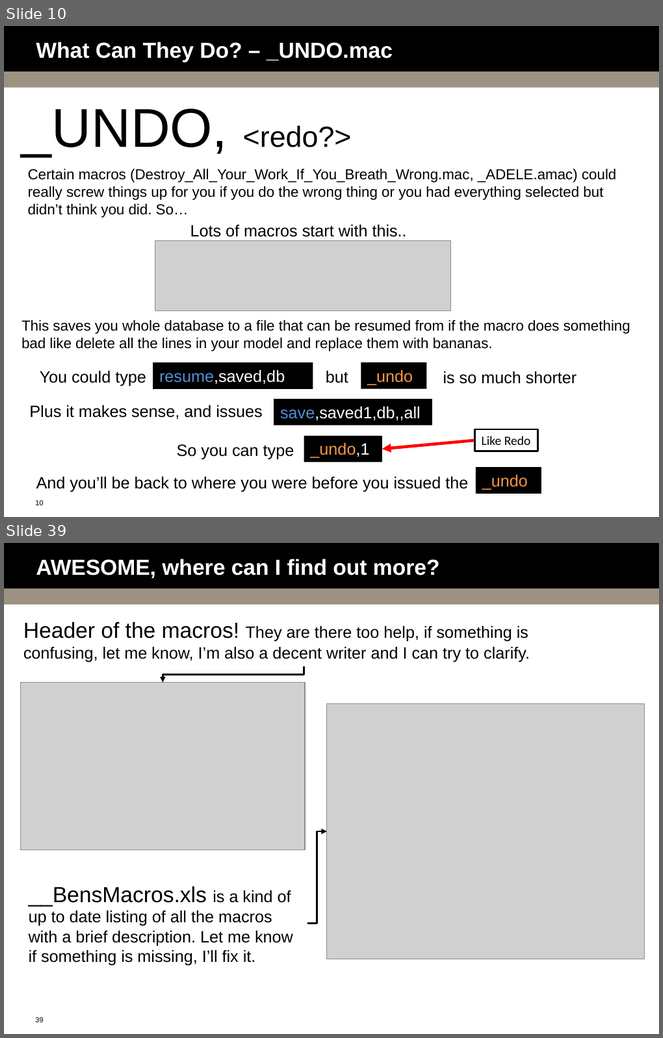
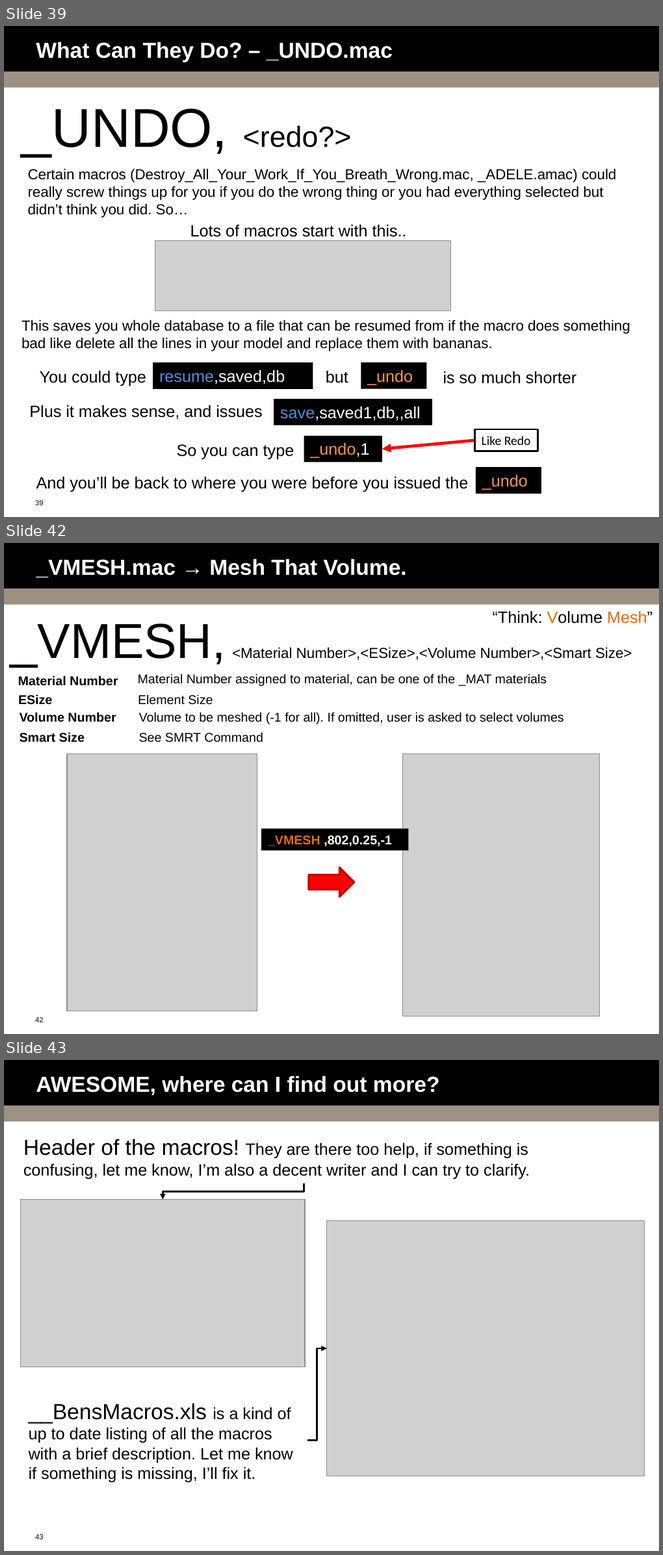
Before and after one commit to bguest/ansys-macros, a slide deck: Macro-Mania.pptx. Shown one above the other, each under a label of ours: slides 10 and 39 before the commit, slides 39, 42 and 43 after it; the slides between them are not shown. The pictures are 663x1038 and 663x1555 pixels, drawn with LibreOffice and Linux fonts; fonts in the diff are those of the drawing; grey boxes stand for pictures; background and template pictures are left out. Boxes give left, top, right and bottom in pixels: in the first picture for what was removed or moved away, otherwise in the second. Text is boxed around its words. In the diff, an @@ line names an element or a change of style, - is before the commit and + after.

```diff
--- a/Macro-Mania.pptx
+++ b/Macro-Mania.pptx
@@ slide 42 added at (4,543,659,1034), background #FFFFFF; not listed: 3 template elements that a slide beside it also shows @@
@@ title added at (36,559,407,577), 24 pt, text #FFFFFF, bold @@
+_VMESH.mac → Mesh That Volume.
@@ text added at (493,611,653,624), 18 pt, text #000000 @@
+“Think: Volume Mesh”
@@ text added at (10,624,632,667), 16 pt, text #000000 @@
+_VMESH, <Material Number>,<ESize>,<Volume Number>,<Smart Size>
@@ text added at (18,676,118,686), 14 pt, text #000000, bold @@
+Material Number
@@ text added at (138,674,547,686), 14 pt, text #000000 @@
+Material Number assigned to material, can be one of the _MAT materials
@@ text added at (18,694,52,705), 14 pt, text #000000, bold @@
+ESize
@@ text added at (138,694,213,705), 14 pt, text #000000 @@
+Element Size
@@ text added at (20,712,116,722), 14 pt, text #000000, bold @@
+Volume Number
@@ text added at (139,712,564,724), 14 pt, text #000000 @@
+Volume to be meshed (-1 for all). If omitted, user is asked to select volumes
@@ text added at (20,732,85,743), 14 pt, text #000000, bold @@
+Smart Size
@@ text added at (139,732,263,743), 14 pt, text #000000 @@
+See SMRT Command
@@ picture added at (67,754,257,1011) @@
@@ picture added at (403,754,599,1017) @@
@@ rectangle added at (261,828,408,851), fill #000000, 14 pt, text #FFFFFF, bold @@
+_VMESH ,802,0.25,-1
@@ right arrow added at (309,867,354,897), fill #FF0000, outline #C00000 2 pt @@
@@ what was slide 10 is now slide 39 @@
@@ page number at (35,500,43,506): text changed @@
-10
+39
@@ what was slide 39 is now slide 43 @@
@@ page number at (35,1534,43,1540): text changed @@
-39
+43
```
Also in this commit, not shown: 1 slide changed, 3 other slides added, 4 other files.
